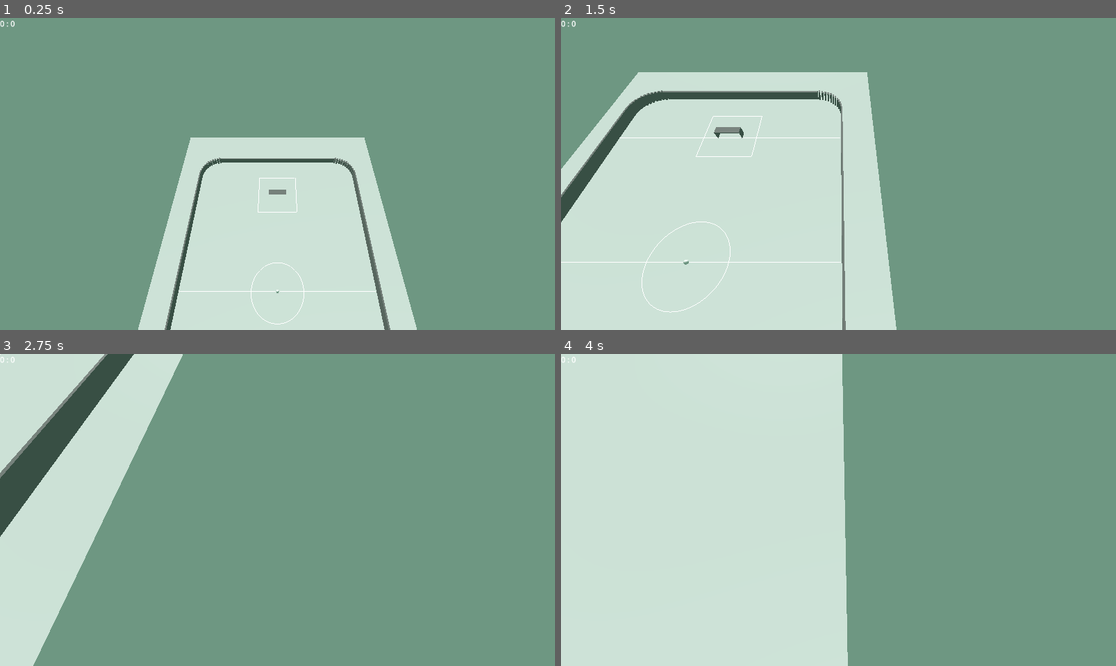
Above: before the commit, frames 1-4 (two rows, left to right).
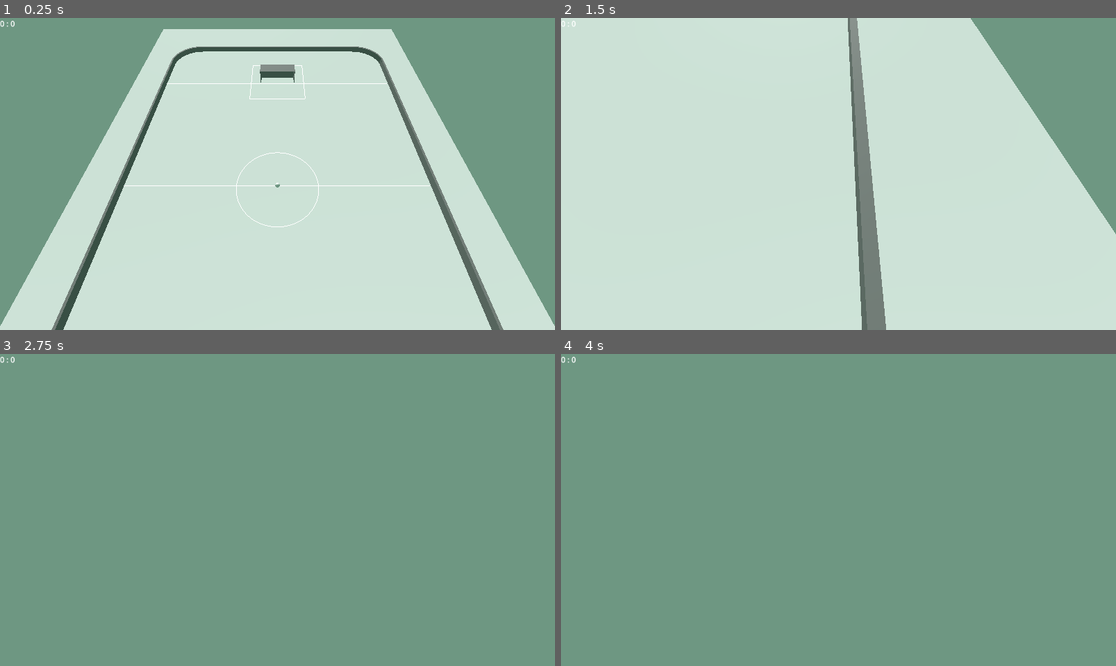
Above: after the commit, the same moments.

Repository: AlyssaSmt/Godot-kicker
Game: Godot game, scene res://main/main.tscn
The game is run twice, just before and just after one commit, with the same random seed, the same clock (stepped at 60 frames per second) and the same inputs.
Inputs (mouse positions are in pixels of both pictures, inside the frame that each line leads up to):
- Up to frame 1 (0.25 s): no input
- Up to frame 2 (1.5 s): tap Enter at 0.5 s; move the mouse to (960, 158) at 0.52 s; hold Right (ui_right) 0.53-1.28 s; hold Shift (shift) 0.53-1.28 s; click (960, 158) at 0.67 s; tap Space (jump) at 0.77 s; move the mouse to (727, 189) at 1.27 s; hold Down (ui_down) from 1.28 s (still down); tap Shift (shift) at 1.35 s; click (727, 189) at 1.42 s
- Up to frame 3 (2.75 s): tap Space (jump) at 1.52 s; move the mouse to (333, 441) at 2.02 s; release Down (ui_down) at 2.03 s; hold Right (ui_right) from 2.03 s (still down); hold Shift (shift) from 2.03 s (still down); click (333, 441) at 2.17 s
- Up to frame 4 (4 s): move the mouse to (810, 572) at 2.77 s; release Right (ui_right) at 2.78 s; release Shift (shift) at 2.78 s; hold Up (ui_up) 2.78-3.53 s; tap Shift (shift) at 2.85 s; click (810, 572) at 2.92 s; tap Space (jump) at 3.02, 3.5, 3.77 s; move the mouse to (1005, 556) at 3.52 s; hold Left (ui_left) from 3.53 s (still down); hold Shift (shift) from 3.53 s (still down); click (1005, 556) at 3.67 s

The runs differ from the first frame. In frame 1, 44% of the frame differs, in the area x 0-100%, y 3-100%; in frame 2, 51%; in frame 3, 19%; in frame 4, 51%, in the area x 0-52%, y 0-100%.

Commit message:
Refactor camera reset functionality; enhance score management and UI layout; adjust goal dimensions and terrain reset logic

Diff:
--- a/Camera/EditorCamera.gd
+++ b/Camera/EditorCamera.gd
@@ -8,17 +8,43 @@
 var pitch := 0.0
 var yaw := 0.0
 
+# Speicherung der Starttransforms
+var start_camera_transform: Transform3D
+var start_parent_transform: Transform3D
+
+
 func _ready():
 	current = true
 
-	# Initiale Orientierung
 	var root = get_parent()
+
+	# Startrotation
+	yaw = root.rotation_degrees.y
+	pitch = rotation_degrees.x
+
+	# Start-Transforms merken
+	start_camera_transform = global_transform
+	start_parent_transform = root.global_transform
+
+
+func reset_camera():
+	var root = get_parent()
+
+	# Parent zurücksetzen (Yaw + Position)
+	root.global_transform = start_parent_transform
+
+	# Kamera zurücksetzen (Pitch + Position)
+	global_transform = start_camera_transform
+
+	# Yaw/Pitch aktualisieren
 	yaw = root.rotation_degrees.y
 	pitch = rotation_degrees.x
 
 
+
 func _unhandled_input(event):
-	# Rechte Maustaste gedrückt halten -> Maus einfangen
+
+	# Rechte Maustaste zum Drehen
 	if event is InputEventMouseButton:
 		if event.button_index == MOUSE_BUTTON_RIGHT:
 			rotating = event.pressed
@@ -26,36 +52,37 @@
 				Input.MOUSE_MODE_CAPTURED if rotating else Input.MOUSE_MODE_VISIBLE
 			)
 
-	# Mausbewegung -> Kamera drehen
+	# Rotation mit Maus
 	if event is InputEventMouseMotion and rotating:
 		yaw -= event.relative.x * look_sensitivity * 100
 		pitch -= event.relative.y * look_sensitivity * 100
 
 		pitch = clamp(pitch, -85, 85)
 
-		# Yaw dreht den Parent → horizontale Rotation
+		# Yaw auf Parent
 		get_parent().rotation_degrees.y = yaw
-		# Pitch dreht die Kamera → vertikale Rotation
+		# Pitch auf Kamera
 		rotation_degrees.x = pitch
+
 
 
 func _process(delta):
 	var dir := Vector3.ZERO
 	var root = get_parent()
 
-	# Bewegung relativ zur Root-Orientierung
-	if Input.is_action_pressed("ui_up"):      # W
+	# Bewegung relativ zum Parent
+	if Input.is_action_pressed("ui_up"):
 		dir -= root.transform.basis.z
-	if Input.is_action_pressed("ui_down"):    # S
+	if Input.is_action_pressed("ui_down"):
 		dir += root.transform.basis.z
-	if Input.is_action_pressed("ui_left"):    # A
+	if Input.is_action_pressed("ui_left"):
 		dir -= root.transform.basis.x
-	if Input.is_action_pressed("ui_right"):   # D
+	if Input.is_action_pressed("ui_right"):
 		dir += root.transform.basis.x
 
-	if Input.is_action_pressed("space"):      # Hoch
+	if Input.is_action_pressed("space"):
 		dir.y += 1
-	if Input.is_action_pressed("shift"):      # Runter
+	if Input.is_action_pressed("shift"):
 		dir.y -= 1
 
 	var speed := fast_speed if Input.is_key_pressed(KEY_SHIFT) else move_speed
--- a/Goal/GoalDetector.tscn
+++ b/Goal/GoalDetector.tscn
@@ -3,7 +3,7 @@
 [ext_resource type="Script" uid="uid://ba6gaxyfxfk3x" path="res://Goal/GoalDetector.gd" id="1_n7hug"]
 
 [sub_resource type="BoxShape3D" id="BoxShape3D_sg1fb"]
-size = Vector3(7.32, 2.4, 0.1)
+size = Vector3(10, 4, 0.1)
 
 [node name="GoalDetector" type="Area3D"]
 script = ExtResource("1_n7hug")
--- a/Procedural Generation/TerrainGeneration.gd
+++ b/Procedural Generation/TerrainGeneration.gd
@@ -284,7 +284,7 @@
 	mesh_instance.create_trimesh_collision()
 	_fix_ball_safely()
 
-	# 🔥 Dieses fehlte!
+
 	emit_signal("terrain_changed")
 
 	print("Spielfeld wurde zurückgesetzt!")
--- a/RinkWalls.gd
+++ b/RinkWalls.gd
@@ -61,35 +61,37 @@
 	_create_corner(Vector3(-w + corner_radius, 0.0, -l + corner_radius), 180.0)
 
 
-func _create_wall_segment(a: Vector3, b: Vector3, extra_rotation_deg: float = 0.0) -> void:
+func _create_wall_segment(a: Vector3, b: Vector3, rotate: bool = true) -> void:
 	var length: float = a.distance_to(b)
 
-	# sichtbares Mesh
 	var wall_mesh := MeshInstance3D.new()
 	var box_mesh := BoxMesh.new()
-
-	var total_height: float = wall_height + wall_depth_below_ground
-	box_mesh.size = Vector3(wall_thickness, total_height, length)
+	box_mesh.size = Vector3(wall_thickness, wall_height, length)
 	wall_mesh.mesh = box_mesh
 
+	# Mitte setzen
 	wall_mesh.position = (a + b) / 2.0
-	wall_mesh.position.y = total_height / 2.0 - wall_depth_below_ground
 
-	var dir: Vector3 = (b - a).normalized()
-	wall_mesh.look_at(wall_mesh.position + dir, Vector3.UP)
-
-	# ⭐ EXTRAROTATION (z. B. 90° drehen)
-	if extra_rotation_deg != 0.0:
-		wall_mesh.rotate_y(deg_to_rad(extra_rotation_deg))
+	# Drehen nur wenn erlaubt
+	if rotate:
+		var dir: Vector3 = (b - a).normalized()
+		wall_mesh.look_at_from_position(
+			wall_mesh.position,
+			wall_mesh.position + dir,
+			Vector3.UP
+		)
+	else:
+		# nicht drehen → standardmäßig entlang Z
+		wall_mesh.rotation = Vector3.ZERO
 
 	add_child(wall_mesh)
 
 	# Physik
 	var body := StaticBody3D.new()
 	var shape := CollisionShape3D.new()
-	var box_shape := BoxShape3D.new()
-	box_shape.size = box_mesh.size
-	shape.shape = box_shape
+	var col := BoxShape3D.new()
+	col.size = box_mesh.size
+	shape.shape = col
 	body.add_child(shape)
 	wall_mesh.add_child(body)
 
--- a/ScoreManager.gd
+++ b/ScoreManager.gd
@@ -1,21 +1,27 @@
 extends Node
+class_name ScoreManager
 
 var score_team_a: int = 0
 var score_team_b: int = 0
 
-signal score_changed(team_a: int, team_b: int)
+signal score_changed(a: int, b: int)
 
-func add_goal(team: String):
-	if team == "Team A":
-		score_team_a += 1
-	elif team == "Team B":
-		score_team_b += 1
+func add_goal(team: String) -> void:
+	match team:
+		"Team A":
+			score_team_a += 1
+		"Team B":
+			score_team_b += 1
+		_:
+			push_warning("Unbekanntes Team: %s" % team)
+			return
 
-	print("Score:", score_team_a, "-", score_team_b)
+	print("⚽ TOR für", team, "→", score_team_a, ":", score_team_b)
 
 	emit_signal("score_changed", score_team_a, score_team_b)
 
-func reset_score():
+
+func reset_score() -> void:
 	score_team_a = 0
 	score_team_b = 0
 	emit_signal("score_changed", score_team_a, score_team_b)
--- a/main/HockeyGoals.gd
+++ b/main/HockeyGoals.gd
@@ -3,9 +3,9 @@
 extends Node3D
 
 # --- FIFA-Maße ---
-@export var goal_width: float = 7.32     # Torbreite
-@export var goal_height: float = 2.44    # Höhe
-@export var goal_depth: float = 2.00     # Tiefe
+@export var goal_width: float = 10    # Torbreite
+@export var goal_height: float = 4  # Höhe
+@export var goal_depth: float = 3.00     # Tiefe
 
 # --- Wanddicken ---
 @export var post_thickness: float = 0.12     # Pfosten
--- a/main/ScoreLabel.gd
+++ b/main/ScoreLabel.gd
@@ -1,11 +1,14 @@
 extends Label
 
+@onready var score_manager := get_node("/root/main/ScoreManager")
+
 func _ready():
-	# holt ScoreManager aus der Szene
-	var score_manager := get_tree().get_root().get_node("main/ScoreManager")
-	score_manager.connect("score_changed", Callable(self, "_on_score_changed"))
+	if score_manager == null:
+		push_error("ScoreManager nicht gefunden!")
+		return
 
-	_on_score_changed(0, 0) # Anfangswert
+	score_manager.connect("score_changed", Callable(self, "_update_score"))
+	_update_score(score_manager.score_team_a, score_manager.score_team_b)
 
-func _on_score_changed(a: int, b: int):
+func _update_score(a: int, b: int):
 	text = str(a, " : ", b)
--- a/main/main.gd
+++ b/main/main.gd
@@ -3,7 +3,6 @@
 @onready var terrain := $TerrainGeneration
 
 func _ready():
-	# Tore
 	var left_goal := $HockeyGoalLeft
 	var right_goal := $HockeyGoalRight
 
@@ -14,22 +13,26 @@
 	right_goal.rotation_degrees.y = 0
 
 	# Goal detectors verbinden
-	var left_detector := $GoalDetectorLeft
-	var right_detector := $GoalDetectorRight
-
-	left_detector.connect("goal_scored", Callable(self, "_on_goal_scored"))
-	right_detector.connect("goal_scored", Callable(self, "_on_goal_scored"))
+	$GoalDetectorLeft.connect("goal_scored", Callable(self, "_on_goal_scored"))
+	$GoalDetectorRight.connect("goal_scored", Callable(self, "_on_goal_scored"))
 
 	print("Main ready – Tore verbunden.")
 
 
 func _on_goal_scored(team_name: String):
 
-	var score := $ScoreManager
-	score.add_goal(team_name)
+	# ➤ SCORE ERHÖHEN
+	$ScoreManager.add_goal(team_name)
 
+	# ➤ BALL RESET
 	reset_ball()
 
+	# ➤ KAMERA RESET
+	var cam := $EditorCameraRoot/EditorCamera
+	if cam:
+		cam.reset_camera()
+
+	# ➤ FELD RESET
 	if terrain:
 		terrain.reset_field()
 
--- a/main/main.tscn
+++ b/main/main.tscn
@@ -54,13 +54,18 @@
 
 [node name="ScoreManager" parent="." instance=ExtResource("9_0i4oc")]
 
-[node name="ScoreLabel" type="Label" parent="."]
-offset_right = 40.0
-offset_bottom = 23.0
+[node name="UI" type="CanvasLayer" parent="."]
+
+[node name="ScoreLabel" type="Label" parent="UI"]
+anchors_preset = -1
+anchor_right = 1.0
+anchor_bottom = 0.035
+offset_bottom = 0.3199997
+grow_horizontal = 2
 script = ExtResource("10_bsumw")
 
 [node name="EditorCameraRoot" type="Node3D" parent="."]
-transform = Transform3D(1, 0, 0, 0, 1, 0, 0, 0, 1, 0, 80, 0)
+transform = Transform3D(1, 0, 0, 0, 1, 0, 0, 0, 1, 0, 40, 20)
 
 [node name="EditorCamera" type="Camera3D" parent="EditorCameraRoot"]
 transform = Transform3D(1, 0, 0, 0, 0.49999997, 0.86602545, 0, -0.86602545, 0.49999997, 0, 0, 0)
